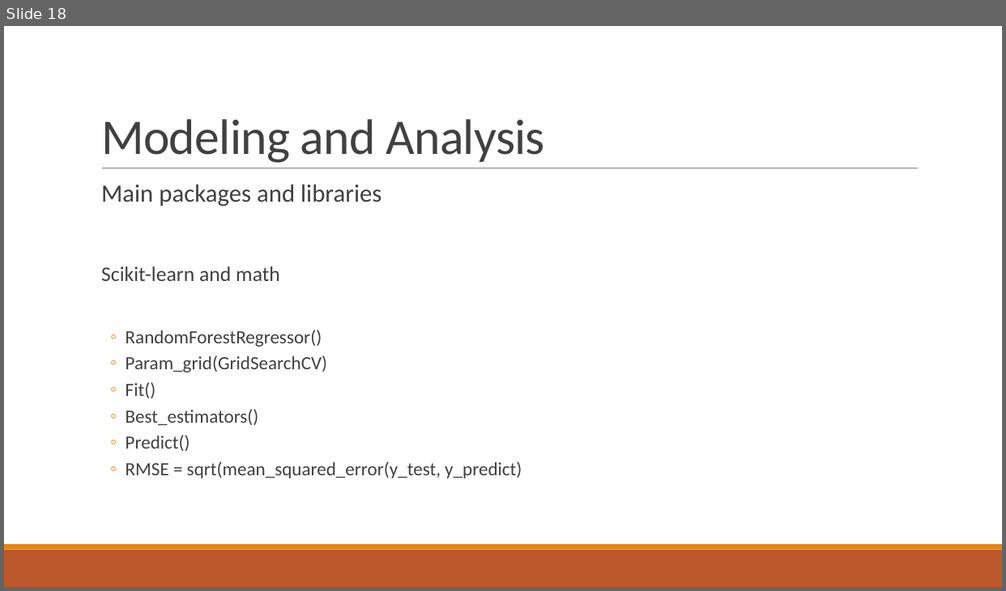
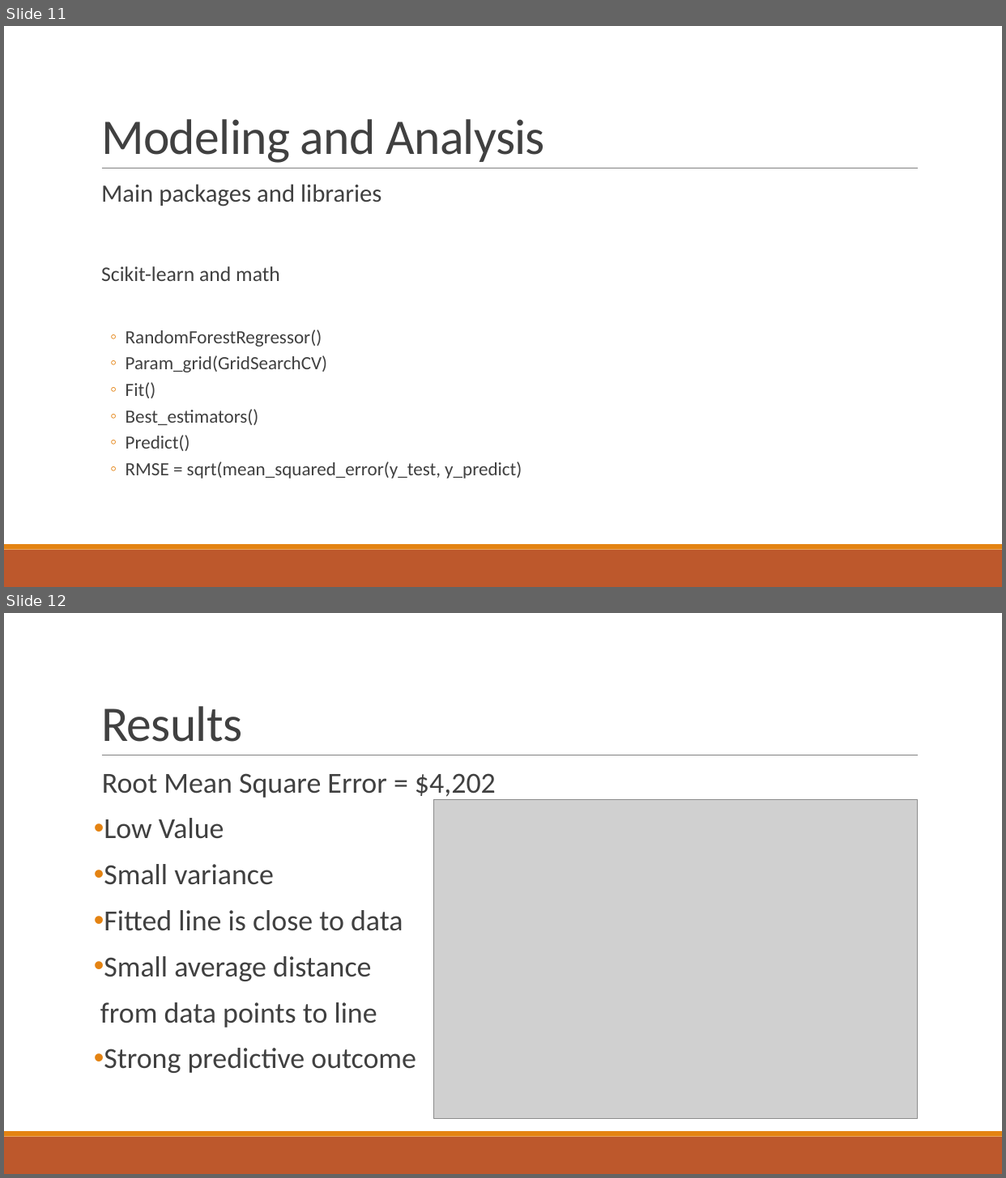
Before and after one commit to AlfredMtz/Springboard, a slide deck: Ames_project/Slide_deck.pptx. Shown one above the other, each under a label of ours: slide 18 before the commit, slides 11 and 12 after it. The pictures are 1006x591 and 1006x1178 pixels, drawn with LibreOffice and Linux fonts; fonts in the diff are those of the drawing; grey boxes stand for pictures. Boxes give left, top, right and bottom in pixels: in the first picture for what was removed or moved away, otherwise in the second. Text is boxed around its words. In the diff, an @@ line names an element or a change of style, - is before the commit and + after.

```diff
--- a/Ames_project/Slide_deck.pptx
+++ b/Ames_project/Slide_deck.pptx
@@ slide 12 added at (4, 613, 1002, 1174), background #FFFFFF; not listed: 3 template elements that a slide beside it also shows @@
@@ title added at (101, 706, 242, 742), 48 pt, text #404040 @@
+Results
@@ text added at (100, 773, 496, 1073), 28 pt, text #404040 @@
+  Root Mean Square Error = $4,202
+• Low Value
+• Small variance
+• Fitted line is close to data
+• Small average distance
+from data points to line
+• Strong predictive outcome
@@ picture added at (434, 799, 918, 1119) @@
@@ what was slide 18 is now slide 11 @@
```
Also in this commit, not shown: 5 slides changed, 6 other slides added, 14 slides removed.
